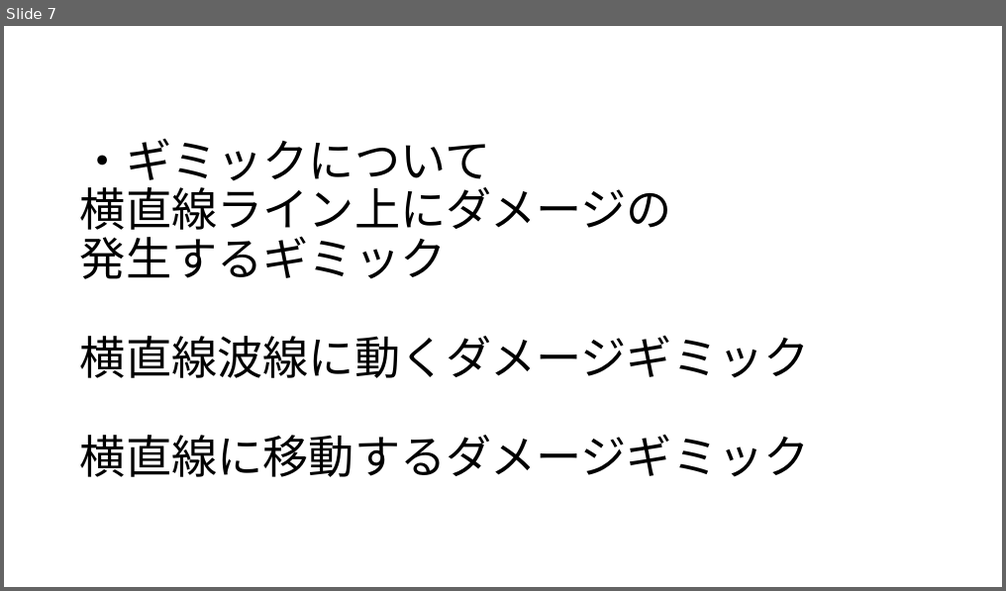
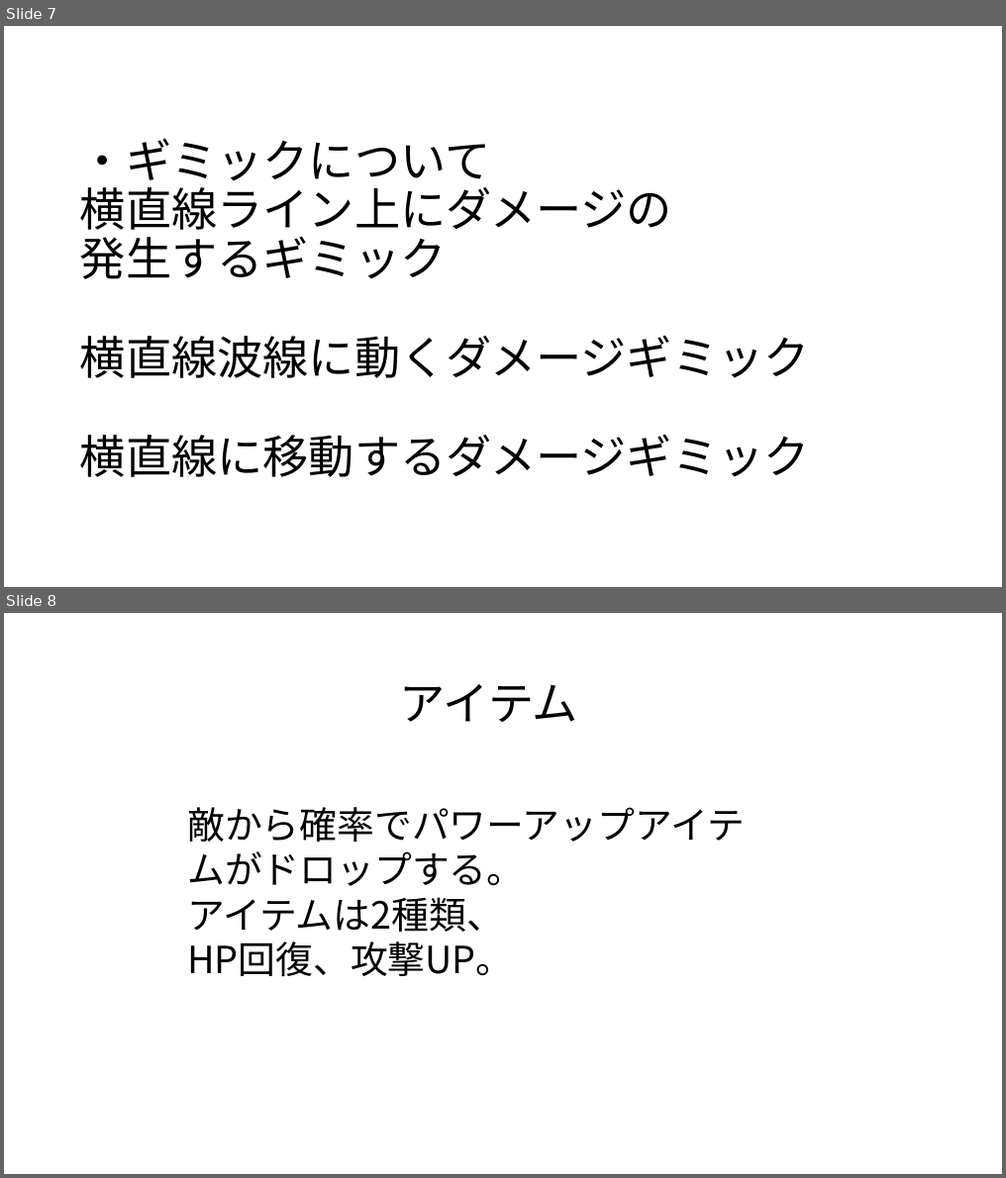
Before and after one commit to GCLUC2019/GameProject, a slide deck: Fukuyama/ゲームキャンプ企画書.pptx. Shown one above the other, each under a label of ours: slide 7 before the commit, slides 7 and 8 after it. The pictures are 1006x591 and 1006x1178 pixels, drawn with LibreOffice and Linux fonts; fonts in the diff are those of the drawing. Boxes give left, top, right and bottom in pixels: in the first picture for what was removed or moved away, otherwise in the second. Text is boxed around its words. In the diff, an @@ line names an element or a change of style, - is before the commit and + after.

```diff
--- a/Fukuyama/ゲームキャンプ企画書.pptx
+++ b/Fukuyama/ゲームキャンプ企画書.pptx
@@ slide 8 added at box(4, 613, 1002, 1174), background #FFFFFF @@
@@ title added at box(400, 684, 578, 722), 44 pt, text #000000 @@
+アイテム
@@ text added at box(187, 807, 745, 976), 36 pt, text #000000 @@
+敵から確率でパワーアップアイテムがドロップする。
+アイテムは2種類、
+HP回復、攻撃UP。
```
Also in this commit, not shown: 3 slides changed, 1 other slide added, 1 slide removed.
